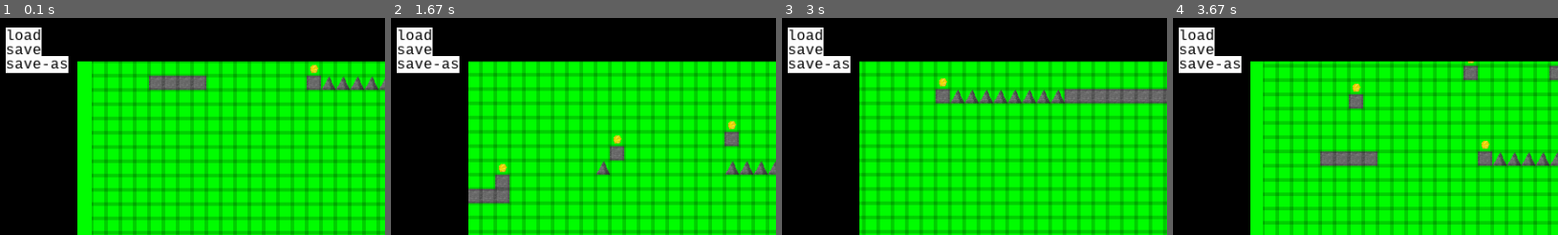
Above: before the commit, frames 1-4 (left to right).
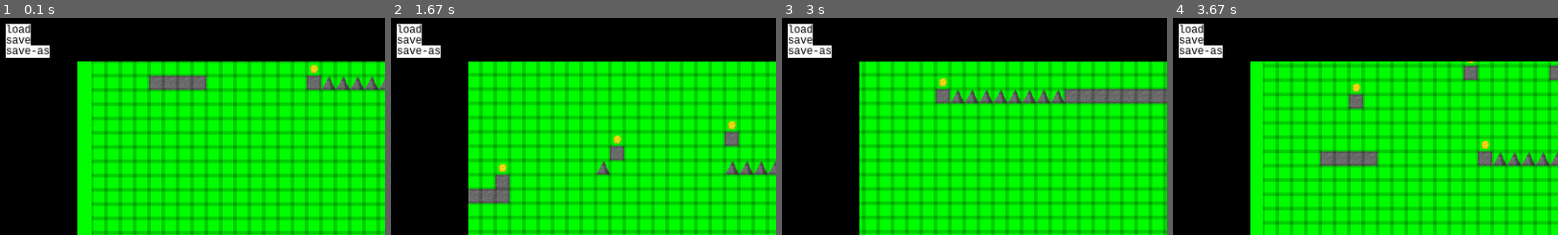
Above: after the commit, the same moments.

Repository: CocoMarck/Juego-cuadradoFeliz
Game: pygame game, started from cuadradoFeliz_maps.py
Same seed, same stepped clock (60 frames per second), same inputs: the game is played once before the commit and once after it.
Inputs:
- Up to frame 1 (0.1 s): no input
- Up to frame 2 (1.67 s): hold Right 0.33-0.8 s; hold Up 0.83-1.3 s; hold Right from 1.33 s (still down)
- Up to frame 3 (3 s): release Right at 1.8 s; hold Left 1.83-2.37 s; hold Down 2.4-2.87 s; hold Left from 2.9 s (still down)
- Up to frame 4 (3.67 s): release Left at 3.37 s; hold Up from 3.4 s (still down)
The pictures show only the part of the screen within x 0-50%, y 0-50%; the shares and areas given below are measured in that part.

The runs differ from the first frame. In frame 1, 2.3% of the frame differs, in the area x 1-18%, y 2-26%; in frame 2, 2.3%; in frame 3, 2.3%; in frame 4, 2.3%.

Commit message:
Add files via upload

Diff:
--- a/cuadradoFeliz_maps.py
+++ b/cuadradoFeliz_maps.py
@@ -89,7 +89,8 @@
         buttons.add( self )
 
 font_str='monospace'
-font=pygame.font.SysFont(font_str, data_CF.pixel_space)
+font_size = int(data_CF.pixel_space*0.75)
+font=pygame.font.SysFont(font_str, font_size)
 color_background=generic_colors('white')
 color_text=generic_colors('black')
 use_lang=False
@@ -98,7 +99,7 @@
     Button(
         font=font, text=list_option[index], use_lang=use_lang,
         color_text=color_text, color_background=color_background,
-        position_xy=[data_CF.pixel_space, data_CF.pixel_space*(index+1)]
+        position_xy=[data_CF.pixel_space, font_size*(index+1)]
     )
 
 
@@ -106,16 +107,66 @@
 # Tipos de objetos
 dict_object = {
     'space': '.',
+    'limit': '|',
     'player': 'j',
-    'limit': '|',
+
     'stone': 'p',
     'stone-big': 'P',
+    'coin': 's',
+
     'spike': '^',
     'spike-big': 'A',
+    'spike-anim': '\\',
+    'spike-instakill': '!',
+
     'star-pointed': 'Y',
-    'ladder': 'H',
-    'trampoline': '_'
+    'star-pointed-anim': '*',
+    'star-pointed-instakill': 'X',
+
+    'ladder-y': 'H',
+    'trampoline': '_',
+
+    'ladder-x-right': '+',
+    'ladder-x-left': '-',
+
+    'elevator-y': 'x',
+    'elevator-x': 'y',
+
+    'level-change': '0',
+    'end-game': 'F'
 }
+'''
+'.': [None, None],
+'#': [None, None],
+'|': ['limit', None],
+
+'j': ['icon', None],
+
+'p': ['stone', None],
+'P': ['stone', 2 ],
+'+': ['stone', None ],
+'-': ['stone', None ],
+
+'H': ['ladder', None ],
+'_': ['trampoline', None ],
+
+'^': ['spike', None],
+'A': ['spike', 2 ],
+'!': ['spike', None],
+'\\': ['spike', None ],
+
+'*': ['star-pointed', None],
+'Y': ['star-pointed', None],
+'X': ['star-pointed', None ],
+
+'x': ['elevator', None],
+'y': ['elevator', None],
+
+'s': ['coin', None],
+
+'0': ['level_change', None],
+'F': ['level_change', None],
+'''
 
 
 
@@ -164,6 +215,8 @@
         layer_all_sprites.add(square, layer=layer)
 
         # Establecer imagen con size personalizado
+        self.image = pygame.sprite.Sprite()
+        '''
         if image is None:
             self.image = None
 
@@ -177,6 +230,7 @@
 
             self.image.rect = self.image.surf.get_rect( topleft=position )
             layer_all_sprites.add(self.image, layer=0)
+        '''
 
         # Superficie/collider que sera para los clicks
         self.surf = pygame.Surface( (data_CF.pixel_space, data_CF.pixel_space), pygame.SRCALPHA )
@@ -193,7 +247,7 @@
         )
         self.xy_spawn = [ (self.rect.y) //data_CF.pixel_space,  (self.rect.x) //data_CF.pixel_space ]
 
-        #self.update_type_object()
+        self.update_type_object()
 
     def update_type_object(self):
         # Establecer superficie de colision
@@ -219,24 +273,48 @@
                 image = 'limit'
             elif self.type_object == 'p' or self.type_object == 'P':
                 image = 'stone'
-            elif self.type_object == '^' or self.type_object == 'A':
+
+            elif (
+                self.type_object == '^' or self.type_object == 'A' or
+                self.type_object == '\\' or self.type_object == '!'
+            ):
                 image = 'spike'
             elif self.type_object == 'Y' or self.type_object == 'X' or self.type_object == '*':
                 image = 'star-pointed'
+
             elif self.type_object == 's':
                 image = 'coin'
 
             elif self.type_object == '_':
                 image = 'trampoline'
+
             elif self.type_object == 'H':
                 image = 'ladder'
+            elif self.type_object == 'x' or self.type_object == 'y':
+                image = 'elevator'
+
+            elif self.type_object == '0' or self.type_object == 'F':
+                image = 'level_change'
 
             # Cambiar tamaño y pos
             if self.type_object == 'P' or self.type_object == 'A':
                 multipler_size_xy = [2,2]
+
+            elif self.type_object == '\\':
+                multipler_size_xy[1] = 4
+                position_reduction_xy[1] = self.rect.width*(multipler_size_xy[1]-1)
+
             elif self.type_object == '*':
                 multipler_size_xy = [5,3]
                 position_reduction_xy[1] = self.rect.height *(multipler_size_xy[1]-1)
+            elif (
+                self.type_object == '+' or self.type_object == '-' or
+                self.type_object == 'x' or self.type_object == 'y'
+            ):
+                multipler_size_xy[0] = 2
+                if self.type_object == '-':
+                    position_reduction_xy[0] = self.rect.width
+
 
             # Establecer objeto tipo sprite para la previsualización
             self.image = pygame.sprite.Sprite()
@@ -319,11 +397,17 @@
             '0': ['level_change', None],
             'F': ['level_change', None],
         }
-        for preset in dict_preset.keys():
+        for key in dict_object.keys():
+            preset = dict_object[key]
             if character == preset:
                 # Agregar espacio y cuadrito
                 xy[0] += 1
 
+                object_grid( position=position )
+                if preset == 'j':
+                    player_spawn_xy[0] = position[0]
+                    player_spawn_xy[1] = position[1]
+                '''
                 # Agregar imagen si es que tiene
                 if type(dict_preset[preset][0]) == str:
                     if dict_preset[preset][1] is None:
@@ -352,6 +436,13 @@
                         )
                 else:
                     object_grid( position=position )
+                '''
+        if character == '#':
+            # Agregar espacio y cuadrito
+            xy[0] += 1
+
+            object_grid( position=position )
+
 
 
 
@@ -623,7 +714,7 @@
                             Button(
                                 font=font, text=option, use_lang=use_lang,
                                 color_text=color_text, color_background=color_background,
-                                position_xy=[mouse_pos[0], mouse_pos[1] +(data_CF.pixel_space*number)]
+                                position_xy=[mouse_pos[0], mouse_pos[1] +(font_size*number)]
                             )
                             number+=1
 
@@ -667,8 +758,34 @@
 
 
 
+    # Detectar dimencion x.
+    size_buttons_xy = [0,0]
+    pos_x = []
+    pos_y = []
+    aditional = 0
+    for button in buttons:
+        if button.text in dict_object.keys():
+            size_buttons_xy[0] = button.rect.width
+            size_buttons_xy[1] += button.rect.height
+            aditional = button.rect.height
+            pos_x.append(button.rect.x)
+            pos_y.append(button.rect.y)
+
+    #print(size_buttons_xy)
+    if not (pos_x == [] or pos_y == []):
+        #print( max(pos_x), max(pos_y)+aditional )
+        #print( min(pos_x), min(pos_y) )
+        if max(pos_y)+aditional >= data_CF.disp[1]:
+            #print( max(pos_y)+aditional )
+            #print( ( max(pos_y)+aditional ) -data_CF.disp[1] )
+            for button in buttons:
+                if button.text in dict_object.keys():
+                    button.rect.y -= ( max(pos_y)+aditional ) -data_CF.disp[1]
+                    button.background.rect.y -= ( max(pos_y)+aditional ) -data_CF.disp[1]
+
     # Sección de interfaz/hud
     if click_left == False:
+        # Borrar botones repetidos
         for sprite in buttons:
             for x in buttons:
                 if not sprite == x:
